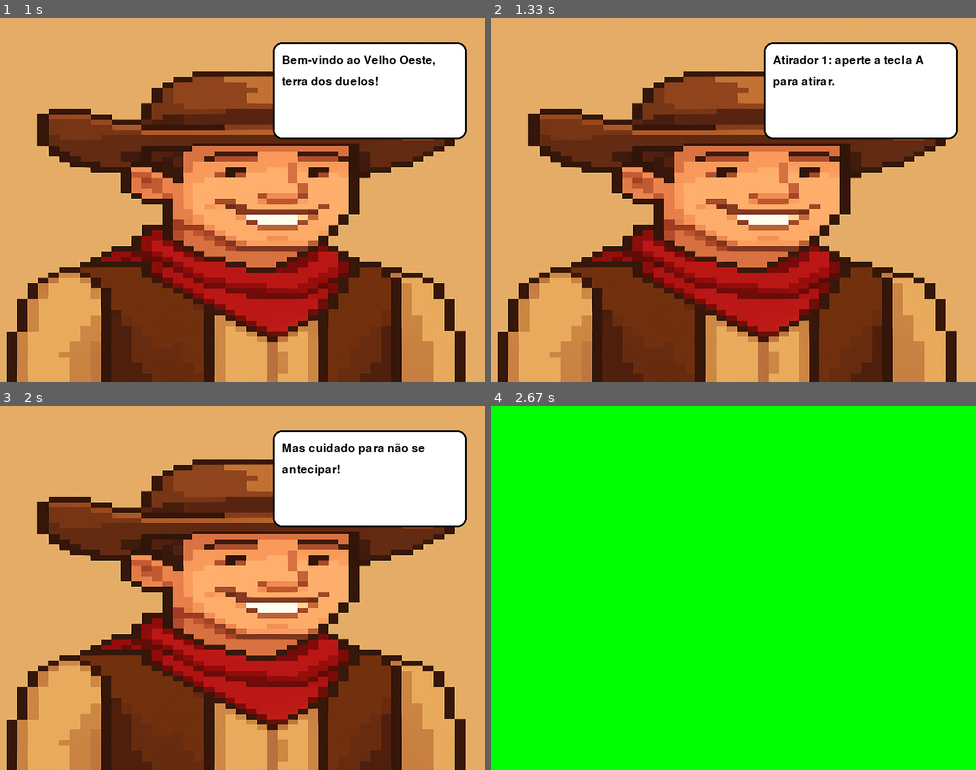
Above: before the commit, frames 1-4 (two rows, left to right).
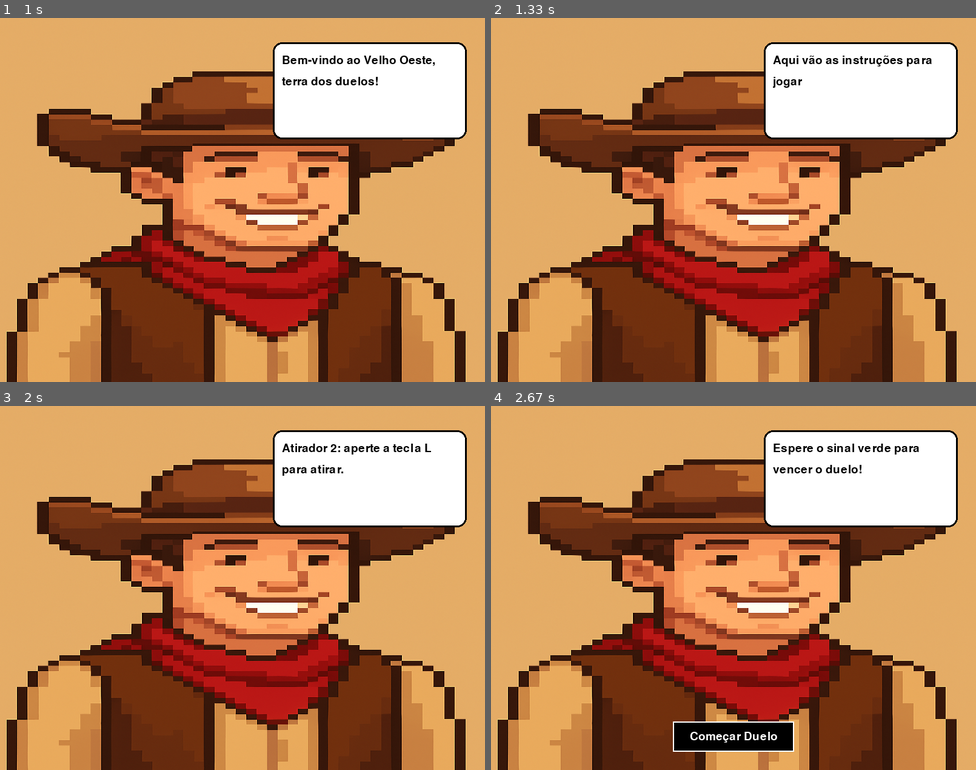
Above: after the commit, the same moments.

Repository: lukacb/Pygame---Duelo-no-Velho-Oeste
Game: pygame game, started from duelo.py
Same seed, same stepped clock (60 frames per second), same inputs: the game is played once before the commit and once after it.
Inputs (mouse positions are in pixels of both pictures, inside the frame that each line leads up to):
- Up to frame 1 (1 s): tap Space at 0.33 s; click (242, 221) at 0.72 s
- Up to frame 2 (1.33 s): click (583, 145) at 1.05 s
- Up to frame 3 (2 s): click (300, 620) at 1.38 s; click (252, 464) at 1.72 s
- Up to frame 4 (2.67 s): click (709, 682) at 2.05 s; click (718, 526) at 2.38 s

Frame 1 is identical in both runs. In frame 2, 0.6% of the frame differs, in the area x 58-91%, y 10-20%; in frame 3, 0.5%; in frame 4, 100%, in the area x 0-100%, y 0-100%.

Commit message:
Partindo para adicionar os cowboys

Diff:
--- a/duelo.py
+++ b/duelo.py
@@ -33,8 +33,20 @@
 jogador2_img = pygame.transform.flip(cowboybase, True, False)
 
 # --- Retângulos dos jogadores ---
-jogador1_rect = pygame.Rect(350, 480, 50, 100)
-jogador2_rect = pygame.Rect(400, 480, 50, 100)
+# 1. Pega o retângulo (com o tamanho certo) da imagem
+jogador1_rect = jogador1_img.get_rect()
+jogador2_rect = jogador2_img.get_rect()
+
+# 2. Define as posições X e Y iniciais
+pos_y_chao = 480 # (Você definiu isso, está ótimo)
+pos_x_jogador1 = 350
+pos_x_jogador2 = 400
+
+# 3. Posiciona os retângulos no lugar certo
+jogador1_rect.topleft = (pos_x_jogador1, pos_y_chao)
+jogador2_rect.topleft = (pos_x_jogador2, pos_y_chao)
+
+# (O 'velocidade = 1' continua igual)
 velocidade = 1
 
 # --- Estados do jogo ---
@@ -43,6 +55,9 @@
 vencedor = None
 sinal_ativo = False
 
+tempo_sinal = random.uniform(2.0, 5.0)
+tempo_inicio_espera = 0
+
 clock = pygame.time.Clock()
 rodando = True
 
@@ -50,6 +65,7 @@
 falas = [
     "Olá, forasteiro!",
     "Bem-vindo ao Velho Oeste, terra dos duelos!",
+    "Aqui vão as instruções para jogar",
     "Atirador 1: aperte a tecla A para atirar.",
     "Atirador 2: aperte a tecla L para atirar.",
     "Mas cuidado para não se antecipar!",
@@ -94,22 +110,27 @@
 
 # --- Loop Principal ---
 while rodando:
+
+    # --- 1. PROCESSAMENTO DE EVENTOS ---
+    # (Esta seção cuida de todos os inputs)
     for event in pygame.event.get():
         if event.type == pygame.QUIT:
             rodando = False
 
-        # --- Controles de fluxo ---
+        # --- Controles de fluxo (baseado em estado) ---
         if estado_jogo == "INICIO":
             if event.type == pygame.KEYDOWN and event.key == pygame.K_SPACE:
                 estado_jogo = "EXPLICACAO"
 
         elif estado_jogo == "EXPLICACAO":
+            # Avança a fala com ESPAÇO ou clique
             if (event.type == pygame.KEYDOWN and event.key == pygame.K_SPACE) or event.type == pygame.MOUSEBUTTONDOWN:
                 if fala_index < len(falas) - 1:
                     fala_index += 1
                 else:
-                    estado_jogo = "ANDANDO"
-
+                    estado_jogo = "ANDANDO" # Fim das falas, começa o jogo
+
+        # Lógica de Tiro 1: Atirar na hora certa
         elif estado_jogo == "SINAL" and vencedor is None:
             if event.type == pygame.KEYDOWN:
                 if event.key == pygame.K_a:
@@ -119,6 +140,7 @@
                     vencedor = "Atirador 2"
                     estado_jogo = "FIM"
 
+        # Lógica de Tiro 2: Atirar antes da hora
         elif estado_jogo in ("ANDANDO", "ESPERANDO") and vencedor is None:
             if event.type == pygame.KEYDOWN:
                 if event.key == pygame.K_a:
@@ -128,15 +150,34 @@
                     vencedor = "Atirador 1 (Atirador 2 se antecipou)"
                     estado_jogo = "FIM"
 
-    # --- Lógica ---
+    # --- 2. LÓGICA DO JOGO ---
+    # (Esta seção atualiza o estado do jogo automaticamente)
+    # (Esta é a parte que foi corrigida)
+
     if estado_jogo == "ANDANDO":
-        jogador1_rect.x += velocidade
-        jogador2_rect.x -= velocidade
-        if jogador1_rect.left > 100 and jogador2_rect.right < 700:
+        # 1. Move os jogadores
+        jogador1_rect.x -= velocidade
+        jogador2_rect.x += velocidade
+
+        # 2. CHECA SE É HORA DE PARAR (DENTRO do "ANDANDO")
+        if jogador1_rect.left < 10 or jogador2_rect.right > 790:
+            estado_jogo = "ESPERANDO"
+            tempo_inicio_espera = pygame.time.get_ticks() # Inicia o timer
+
+    elif estado_jogo == "ESPERANDO":
+        # 3. Se estiver esperando, checa o timer
+        tempo_agora = pygame.time.get_ticks()
+        tempo_passados_ms = tempo_agora - tempo_inicio_espera
+        tempo_sinal_ms = tempo_sinal * 1000
+
+        # 4. CHECA SE O TEMPO ACABOU (DENTRO do "ESPERANDO")
+        if tempo_passados_ms > tempo_sinal_ms:
             estado_jogo = "SINAL"
             sinal_ativo = True
 
-    # --- Desenho ---
+    # --- 3. DESENHO ---
+    # (Esta seção desenha tudo na tela, baseado no estado)
+
     if estado_jogo == "INICIO":
         tela.blit(fundo_inicio, (0, 0))
         instrucao = fonte_texto.render("Pressione ESPAÇO para começar o duelo!", True, BRANCO)
@@ -150,20 +191,32 @@
         if fala_index == len(falas) - 1:
             desenhar_botao("Começar Duelo", altura_tela - 80)
 
-    else:
+    else: # Cuida de ANDANDO, ESPERANDO, SINAL, FIM
+
+        # 1. Desenha o fundo (Verde ou o normal)
         if sinal_ativo:
             tela.fill(VERDE)
         else:
-            tela.fill(CINZA_FUNDO)
-
-        tela.blit(jogador1_img, jogador1_rect)
-        tela.blit(jogador2_img, jogador2_rect)
+            tela.blit(fundo_inicio, (0, 0)) # Fundo do jogo
+
+        # --- TESTE DE DIAGNÓSTICO ---
+        # Comente as linhas de 'blit' dos jogadores
+        # tela.blit(jogador1_img, jogador1_rect)
+        # tela.blit(jogador2_img, jogador2_rect)
+
+        # E adicione estas linhas:
+        COR_TESTE = (255, 0, 0) # Vermelho brilhante
+        pygame.draw.rect(tela, COR_TESTE, jogador1_rect)
+        pygame.draw.rect(tela, COR_TESTE, jogador2_rect)
+        # --- FIM DO TESTE ---
 
         if estado_jogo == "FIM":
-            texto = fonte_vencedor.render(f"VENCEDOR: {vencedor}", True, BRANCO)
+            texto = fonte_vencedor.render(f"VENCEDEDOR: {vencedor}", True, BRANCO)
             tela.blit(texto, texto.get_rect(center=(largura_tela/2, altura_tela/2)))
 
+    # --- 4. ATUALIZAÇÃO FINAL ---
     pygame.display.flip()
     clock.tick(60)
 
+# --- Fim do Jogo ---
 pygame.quit()
